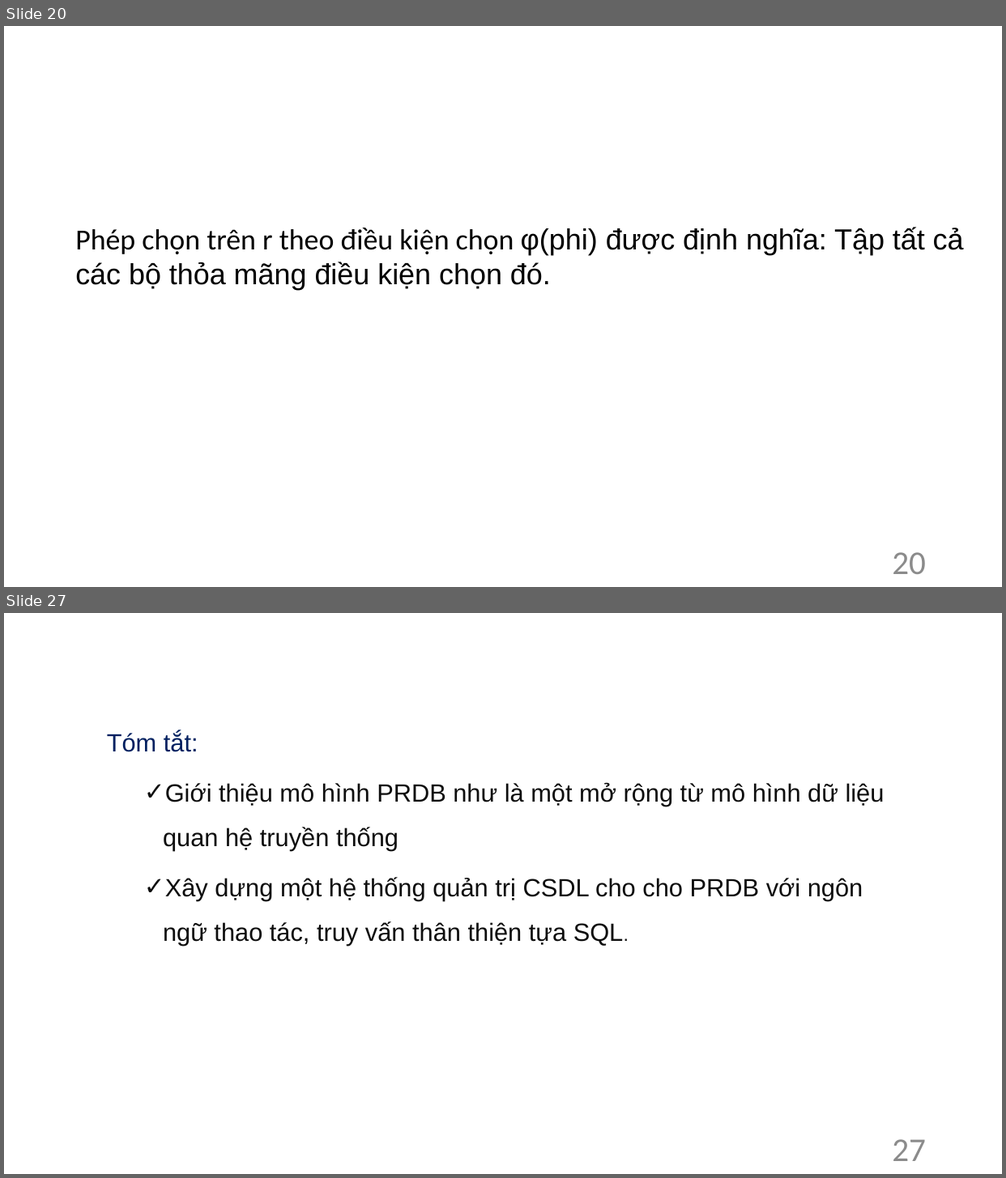
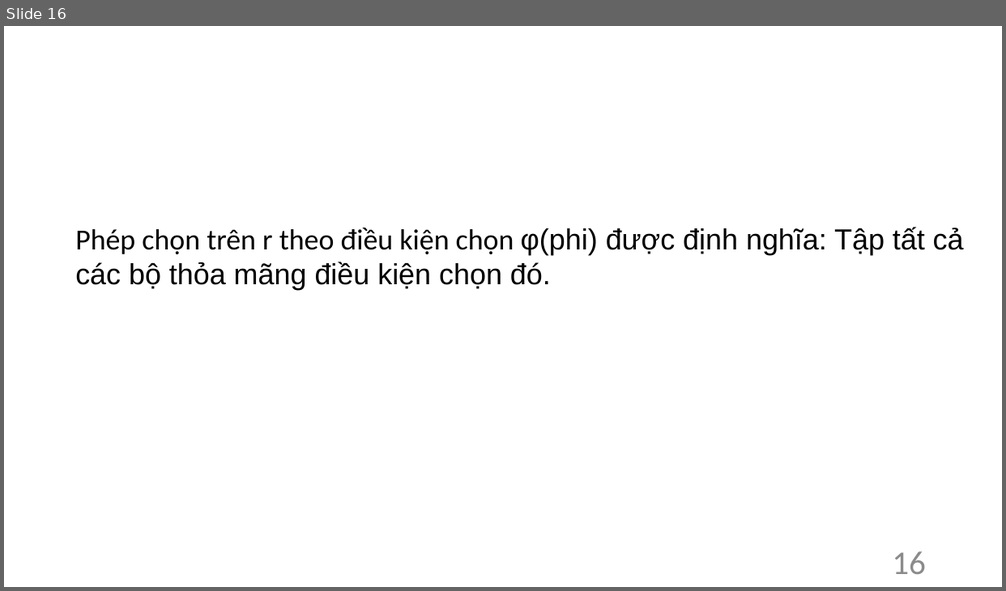
Before and after one commit to Nguyen-Dinh-Sang/PRDB_SQLine, a slide deck: Document/KLTN_Script.pptx. Shown one above the other, each under a label of ours: slides 20 and 27 before the commit, slide 16 after it; the slides between them are not shown. The pictures are 1006x1178 and 1006x591 pixels, drawn with LibreOffice and Linux fonts; fonts in the diff are those of the drawing. Boxes give left, top, right and bottom in pixels: in the first picture for what was removed or moved away, otherwise in the second. Text is boxed around its words. In the diff, an @@ line names an element or a change of style, - is before the commit and + after.

```diff
--- a/Document/KLTN_Script.pptx
+++ b/Document/KLTN_Script.pptx
@@ slide 27 removed at (4, 613, 1002, 1174), background #FFFFFF @@
@@ text removed at (107, 731, 884, 946) @@
-Tóm tắt:
-  ✓ Giới thiệu mô hình PRDB như là một mở rộng từ mô hình dữ liệu quan hệ truyền thống
-  ✓ Xây dựng một hệ thống quản trị CSDL cho cho PRDB với ngôn ngữ thao tác, truy vấn thân thiện tựa SQL.
@@ page number removed at (892, 1139, 926, 1161) @@
-27
@@ what was slide 20 is now slide 16 @@
@@ page number at (892, 552, 926, 574): text changed @@
-20
+16
```
Also in this commit, not shown: 2 slides changed, 15 slides added, 9 other slides removed, 2 other files.
